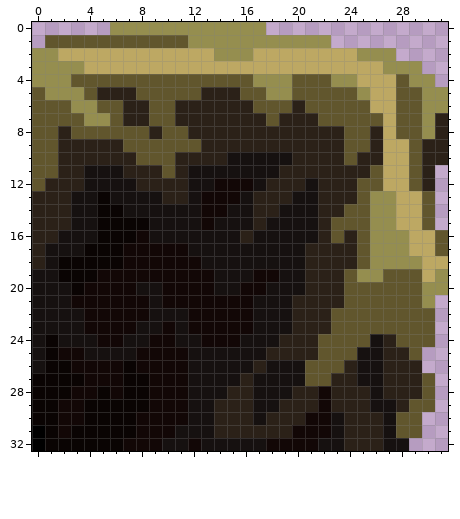
Edited in one commit: pixel-art sprite (Resources/Image/Block/Top-Right2.png). This is how it looked before the edit.
The file is 32x33 pixels.
New version:
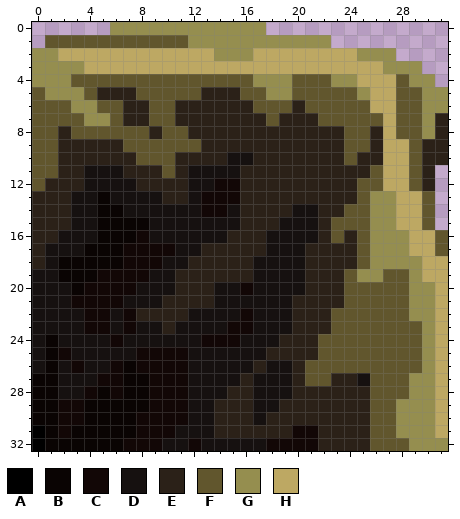
Palette (. is transparent): A #000000  B #0a0403  C #120706  D #161110  E #2b2118  F #61562d  G #958e4f  H #bda863
Changes in this commit:
@@ x 0..31 @@
  9 FFEEEEEFFFFFFEEEEEEEEEEEFFEHHFEE
-10 FFEEEEEEFFFEEEEDDDDDEEEEFEEHHFEE
-11 FFEEDDDEEEFEDDDDDDDEEEEEEEFHHFE.
-12 FEEEDDDDEEEEDDCCCDEEEDEEEFFHHFE.
-13 EEEDDBDDDDEEDCCCDEEEDDEEEFGGHHF.
-14 EEEDDBBDDDDDDCCDDEEDDDEEFFGGHHF.
-15 EEEDDBBBBDDDDCDDDEDDDDEFFFGGHHF.
-16 EEDDDBBBCDDDDDDDEDDDDDEFEFGGGHHF
-17 EDDDBBBCCCCCDDDDDDDDDEEEEFGGGHHF
-18 EDBBBBBCCCCCCDDDDDDDDEEEEFGGGGHH
-19 DDBBBCCCCCCCCCDDDCCDDEEEFGGFFFHG
-20 DDDBCCCCDDCCCCDDCCDDDEEEFFFFFFGG
-21 DDDCCCCCCDCCCCCCCDDDEEEEFFFFFFG.
-22 DDDDCCCCCDDDCCCCCDDDEEEFFFFFFFF.
-23 DDDDCCCCDDCDCCCCCDDDEEEFFFFFFFF.
-24 DBDDDCCDDCCDDCCCDDDEEEFFFFDEFFF.
-25 DBCCDDDDCCCCDDDDDDEEEEFFFDDEEF..
-26 DBBCCCCBCCCCDDDDDEDDDFFFEDDEEE..
-27 BBBBCCCBBCCCDDDDEDDDDFFEEDDEEEF.
-28 BBBCCBCBBCCCDDDEEDDDEECEEEDEEEF.
-29 BBCCBBBBBCCCDDEEEDDEEECEEEDDEFF.
-30 BBCCBBBBCCCCDDEEEDEEECCDEEEDFF..
-31 ABCBBBBBCCCDDDEEEEEECCCDEEEDFF..
-32 ABBBBBBCCCDDCDDDDDCCCCDDEEEDD...
+10 FFEEEEEEFFFEEEEDDEEEEEEEFEEHHFEE
+11 FFEEDDDEEEFEDDDDEEEEEEEEEEFHHFE.
+12 FEEEDDDDEEEEDDCCEEEEEEEEEFFHHFE.
+13 EEEDDBDDDDEEDCCCEEEEEEEEEFGGHHF.
+14 EEEDDBBDDDDDDCCDEEEEDDEEFFGGHHF.
+15 EEEDDBBBBDDDDDDDEEEDDDEFFFGGHHF.
+16 EEDDDBBBCDDDDDDEEEDDDDEFEFGGGHHF
+17 EDDDBBBCCCCDDEEEEEDDDEEEEFGGGHHF
+18 EDBBBBBCCCDDEEEEEDDDDEEEEFGGGGHH
+19 DDBBBCCCCDDEEEEEEDDDDEEEFGGFFGHH
+20 DDDBCCCCDDDEEEDDCDDDDEEEFFFFFGGH
+21 DDDCCCCDDDEEEEDDDDDDEEEEFFFFFGGH
+22 DDDDCCDCEEEEDDDDCDDDEEEFFFFFFGGH
+23 DDDDCCDCDDEDDDDCCDDDEEEFFFFFFFGH
+24 DBDDDDCDDDDDDCCCDDDEEEFFFFFFFFGH
+25 DBCDDDDDCCCCDDDDDDEEEEFFFFFFFFGH
+26 DBDCDDCBCCCCDDDDDEDDEFFFFFFFFFGH
+27 BBDDDCCBBCCCDDDDEDDDEFFEEDFFFGGH
+28 BBDDCBCBBCCCDDDEEDDDEEEEEEFFFGGH
+29 BBCCBBBBBCCCDDEEEDDEEEEEEEFFGGGH
+30 BBCCBBBBCCCCDDEEEDEEEEEEEEFFGGGH
+31 ABCBBBBBCCCDDDEEEEEECCEEEEFFGGGH
+32 ABBBBBBCCCDDCDDDDDCCCCEEEEFFFGGG
Boxes around the changes in both pictures, in picture pixels (x1, y1, x2, y2):
changed: (58, 152, 448, 451)
